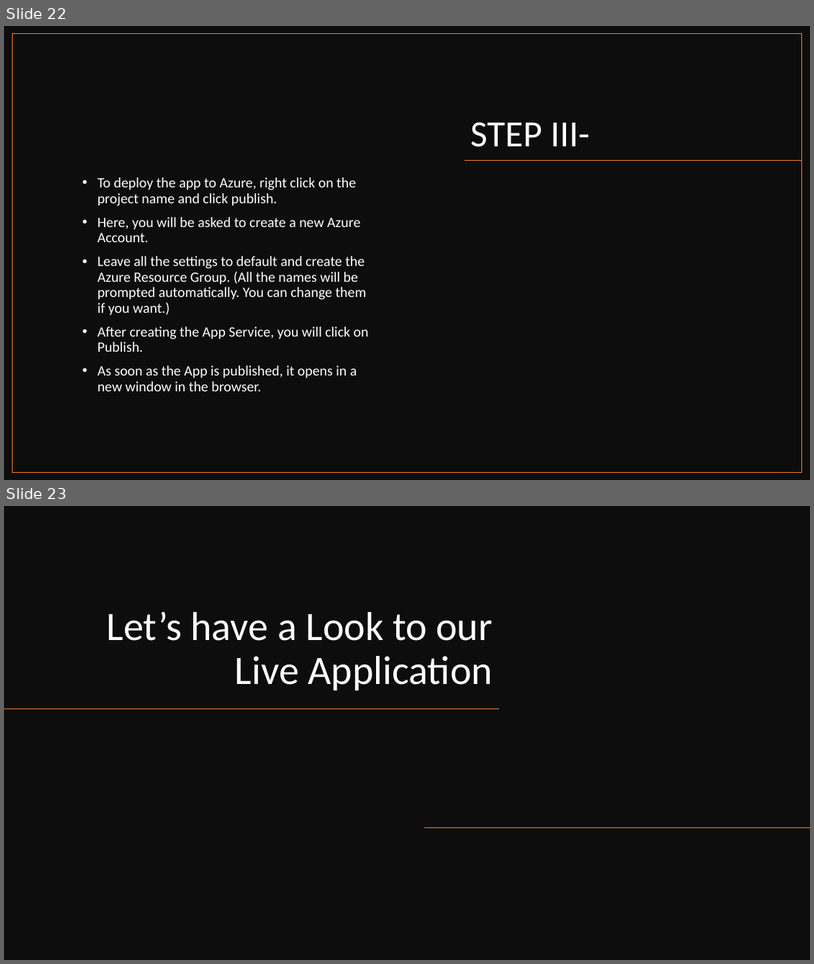
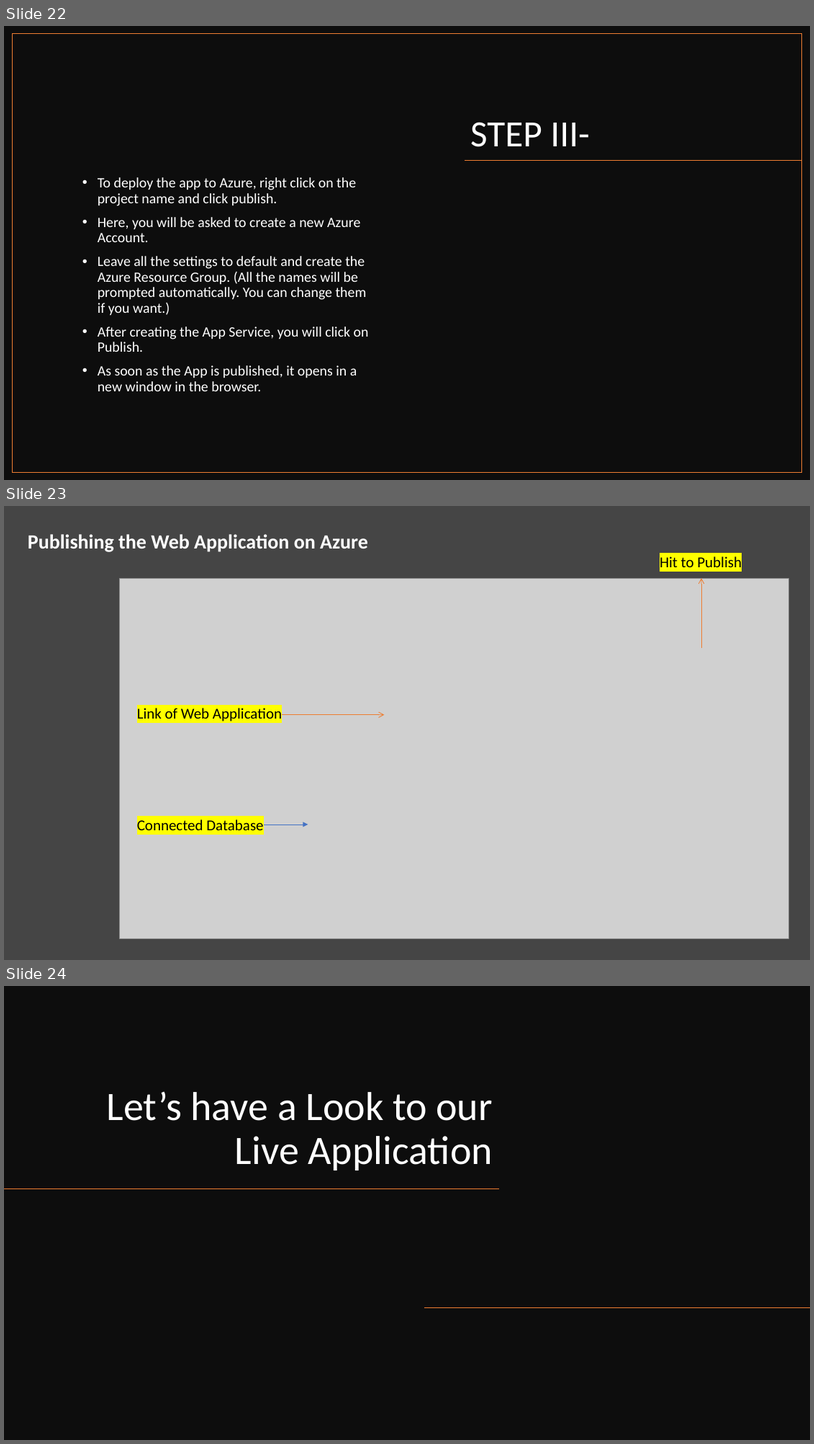
Before and after one commit to maitravpatel/LibraryManagementSystem-CSharp, a slide deck: Final Project of C#.pptx. Shown one above the other, each under a label of ours: slides 22 and 23 before the commit, slides 22, 23 and 24 after it. The pictures are 814x964 and 814x1444 pixels, drawn with LibreOffice and Linux fonts; fonts in the diff are those of the drawing; grey boxes stand for pictures. Boxes give left, top, right and bottom in pixels: in the first picture for what was removed or moved away, otherwise in the second. Text is boxed around its words. In the diff, an @@ line names an element or a change of style, - is before the commit and + after.

```diff
--- a/Final Project of C#.pptx
+++ b/Final Project of C#.pptx
@@ slide 23 added at (x1=4, y1=506, x2=810, y2=960), background #454545 @@
@@ text added at (x1=28, y1=534, x2=368, y2=552), 24 pt, text #FFFFFF, bold @@
+Publishing the Web Application on Azure
@@ text added at (x1=660, y1=556, x2=742, y2=567), 18 pt, text #000000 @@
+Hit to Publish
@@ picture added at (x1=119, y1=578, x2=790, y2=939) @@
@@ arrow added from (702, 648) to (702, 578), #ED7D31 0.75 pt @@
@@ text added at (x1=137, y1=708, x2=282, y2=723), 18 pt, text #000000 @@
+Link of Web Application
@@ arrow added from (258, 715) to (384, 715), #ED7D31 0.75 pt @@
@@ text added at (x1=137, y1=819, x2=263, y2=830), 18 pt, text #000000 @@
+Connected Database
@@ arrow added from (258, 824) to (309, 824), #4472C4 0.5 pt @@
@@ what was slide 23 is now slide 24 @@
```
Also in this commit, not shown: 2 other files.
